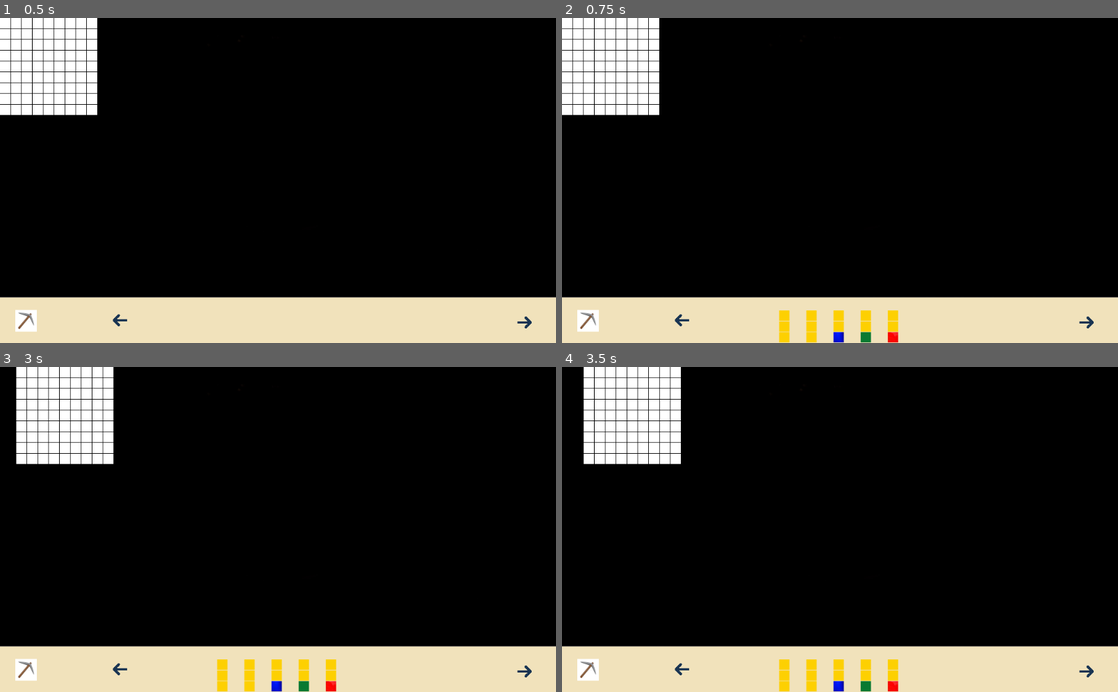
Above: before the commit, frames 1-4 (two rows, left to right).
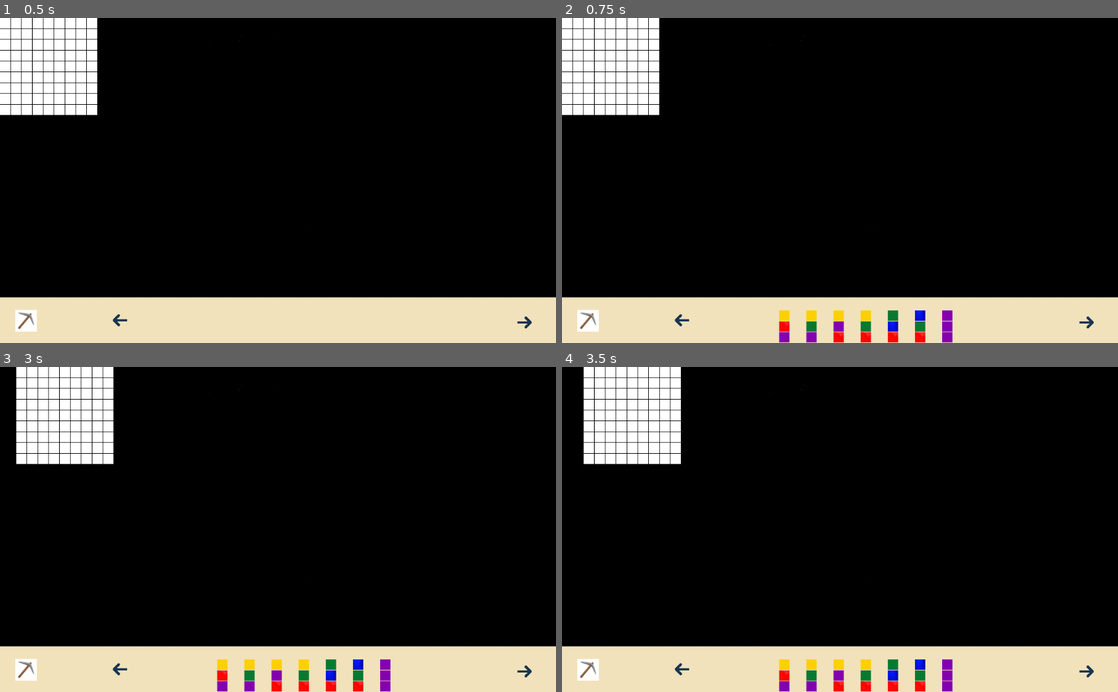
Above: after the commit, the same moments.

Repository: tartempion-sdr/chromino-V2
Game: Godot game, scene res://Node2D.tscn
Same seed, same stepped clock (60 frames per second), same inputs: the game is played once before the commit and once after it.
Inputs (mouse positions are in pixels of both pictures, inside the frame that each line leads up to):
- Up to frame 1 (0.5 s): no input
- Up to frame 2 (0.75 s): click (589, 320) at 0.5 s
- Up to frame 3 (3 s): click (122, 669) at 1.25 s; click (522, 672) at 2 s; tap Enter at 2.75 s; move the mouse to (400, 513) at 2.77 s; hold Right from 2.78 s (still down); click (400, 513) at 2.92 s
- Up to frame 4 (3.5 s): keep holding Right

Frame 1 is identical in both runs. In frame 2, 1.0% of the frame differs, in the area x 39-71%, y 89-100%; in frame 3, 1.0%; in frame 4, 1.0%.

Commit message:
80 jetons ok stble

Diff:
--- a/Node2D.gd
+++ b/Node2D.gd
@@ -23,7 +23,7 @@
 var rouge = preload("res://assets/colors/rouge.jpg")
 
 var scene_jeton = preload("res://jetons.tscn")
-var nb_jetons_pioche = 5
+var nb_jetons_pioche = 7
 
 var list_couleurs_jetons = [[jaune, jaune, jaune, true],
 [jaune, jaune, vert, true],
@@ -211,7 +211,7 @@
 func pioche_jetons(d):
 
 	print("nombre de pieces" + str(len(list_couleurs_jetons)))
-	hazard = random.randi_range(0, 4)
+	hazard = random.randi_range(0, 79)
 	print("random" + str(hazard))
 
 	var instance_jeton = scene_jeton.instance()
